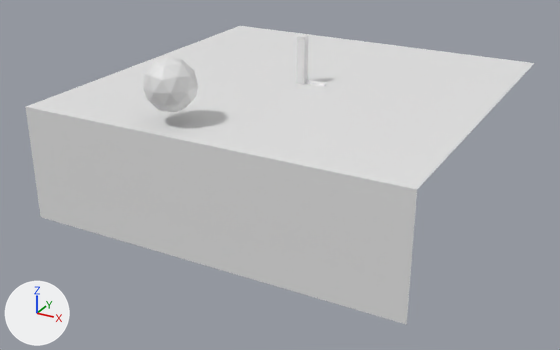
A saved change to the glTF model solanine_vulkan/res/models/wip_dungeon1_blockout.glb.
Rendered twice from a camera (50 mm lens) standing at (14.39, -28.1, 9.6) and looking at (-0.27, -1.44, -3.73). The lights are fixed; the arrows at lower left show +X, +Y and +Z. Vertices at the same position are counted once.

Before the edit, the objects in view are built like this:
```python
me_cube_001 = bpy.data.meshes.new('Cube.001')
me_cube_001.from_pydata(...)  # a box spanning x -0.18..0.18, y -0.18..0.18, z 0.0..2.0
me_icosphere = bpy.data.meshes.new('Icosphere')
me_icosphere.from_pydata(...)  # an icosphere of 80 faces spanning x 0.63..2.53, y -2.61..-0.61, z 0.89..2.89
me_plane = bpy.data.meshes.new('Plane')
me_plane.from_pydata([(-7.9, -7.9, 0.0), (7.9, -7.9, 0.0), (-7.9, 7.9, 0.0), (7.9, 7.9, 0.0), (-7.9, -7.9, -4.7), (7.9, -7.9, -4.7), (-7.9, 7.9, -4.7)], [], [(0, 1, 3), (0, 3, 2), (0, 4, 5), (0, 5, 1), (2, 6, 4), (2, 4, 0)])
ob_icosphere = bpy.data.objects.new('Icosphere', me_icosphere)
ob_icosphere.location = (-3.46, -5.0, -0.48)
ob_plane = bpy.data.objects.new('Plane', me_plane)
ob_plane.location = (0.0, 0.0, 0.0)
ob_playerref = bpy.data.objects.new('PlayerRef', me_cube_001)
ob_playerref.location = (0.0, 0.0, 0.0)
```
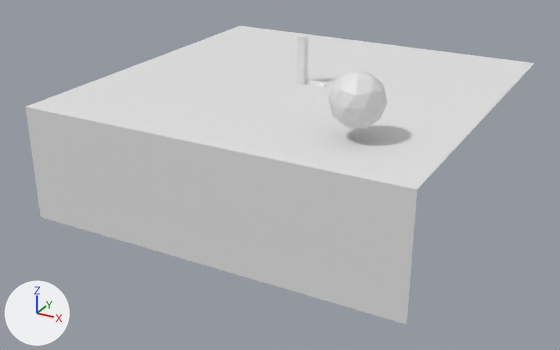
Pixel boxes [x1, y1, x2, y2] of what changed, in the pictures (560 x 350 px):
'Icosphere', moved
    before: [143, 58, 198, 112]
    after: [328, 71, 388, 129]

What changed in the scene script:
```text
Change me_icosphere:
    where me_icosphere.from_pydata(...)  # 42 vertices, 80 faces; spans x 0.63..2.53, y -2.61..-0.61, z 0.89..2.89
    used by ob_icosphere; location = (-3.46, -5.0, -0.48)
    me_icosphere part 1: the whole mesh is moved by (3.07, -3.35, -0.48)
Change ob_icosphere:
    ob_icosphere.location: (-3.46, -5.0, -0.48) -> (0.0, 0.0, 0.0)
```
